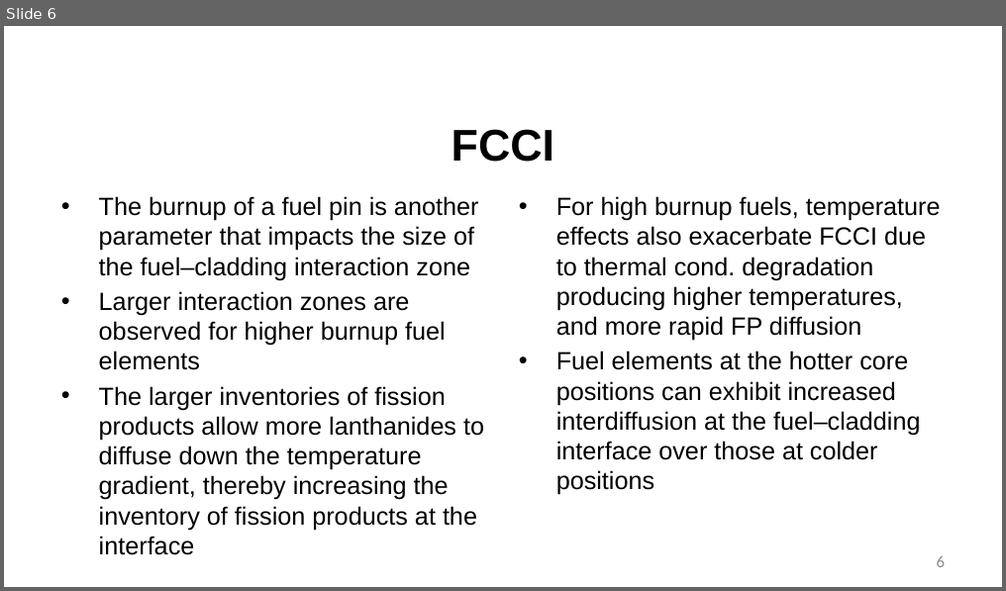
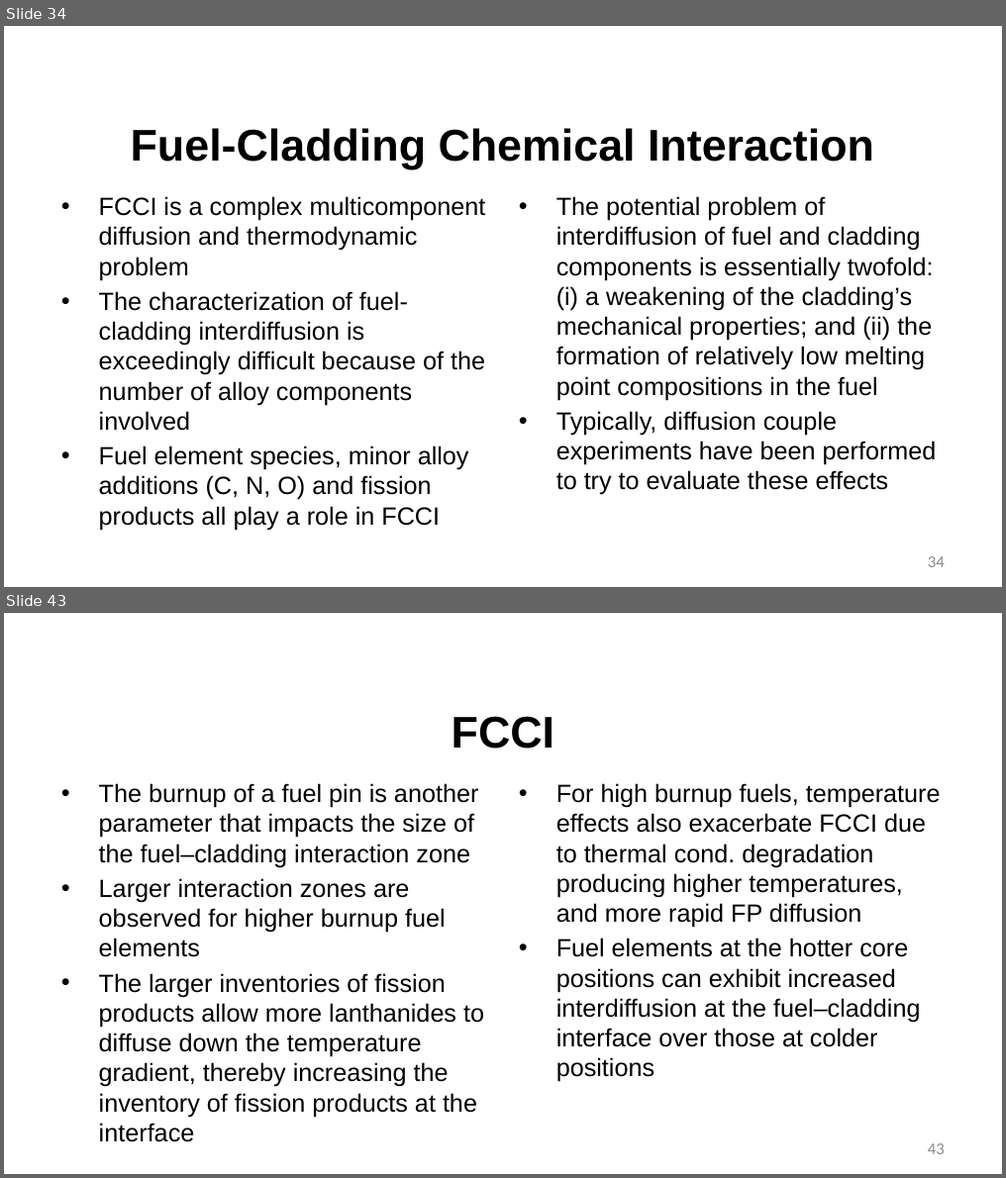
Before and after one commit to benbeeler/TEACHING, a slide deck: Advanced Reactor Materials/Fall2025/Lec9_SFRs.pptx. Shown one above the other, each under a label of ours: slide 6 before the commit, slides 34 and 43 after it; the slides between them are not shown. The pictures are 1006x591 and 1006x1178 pixels, drawn with LibreOffice and Linux fonts; fonts in the diff are those of the drawing; background and template pictures are left out. Boxes give left, top, right and bottom in pixels: in the first picture for what was removed or moved away, otherwise in the second. Text is boxed around its words. In the diff, an @@ line names an element or a change of style, - is before the commit and + after.

```diff
--- a/Advanced Reactor Materials/Fall2025/Lec9_SFRs.pptx
+++ b/Advanced Reactor Materials/Fall2025/Lec9_SFRs.pptx
@@ slide 34 added at <box>4,26,1002,587</box>, background #FFFFFF @@
@@ title added at <box>131,128,874,170</box>, 42.7 pt, text #000000, bold @@
+Fuel-Cladding Chemical Interaction
@@ text added at <box>99,196,486,530</box>, 24 pt, text #000000 @@
+• FCCI is a complex multicomponent diffusion and thermodynamic problem
+• The characterization of fuel-cladding interdiffusion is exceedingly difficult because of the number of alloy components involved
+• Fuel element species, minor alloy additions (C, N, O) and fission products all play a role in FCCI
@@ text added at <box>556,196,937,495</box>, 24 pt, text #000000 @@
+• The potential problem of interdiffusion of fuel and cladding components is essentially twofold: (i) a weakening of the cladding’s mechanical properties; and (ii) the formation of relatively low melting point compositions in the fuel
+• Typically, diffusion couple experiments have been performed to try to evaluate these effects
@@ page number added at <box>928,557,944,568</box>, 16 pt, text #8C8C8C @@
+34
@@ what was slide 6 is now slide 43 @@
@@ page number at <box>928,1144,944,1155</box>: text changed @@
-6
+43
```
Also in this commit, not shown: 4 slides changed, 38 other slides added, 30 slides removed, 27 other files.
